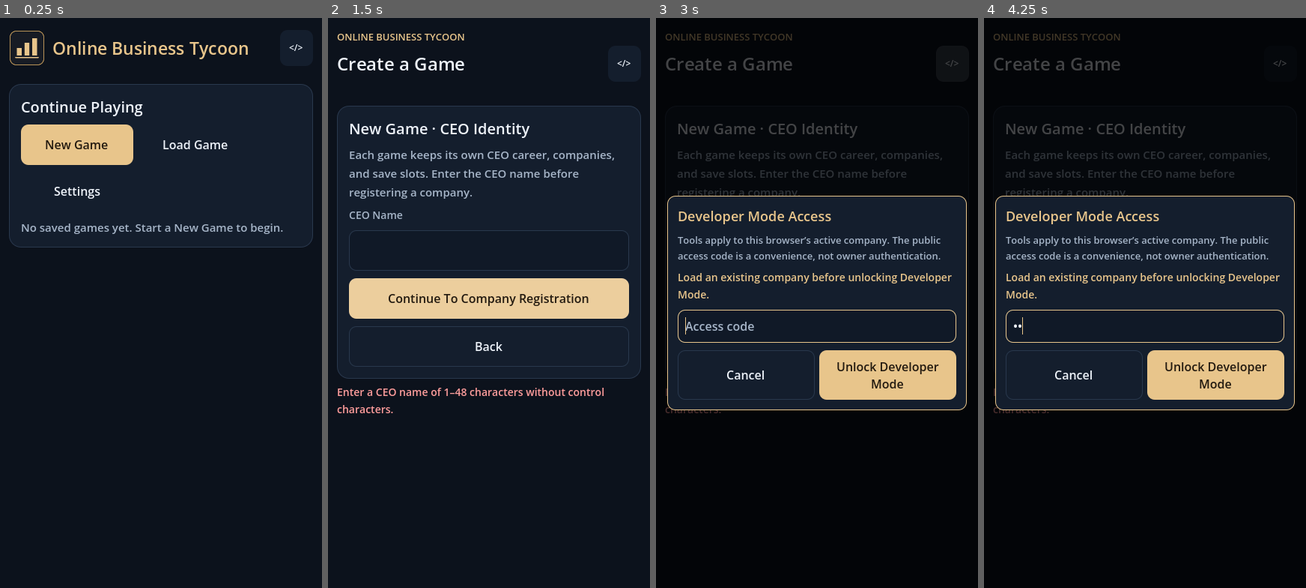
Above: before the commit, frames 1-4 (left to right).
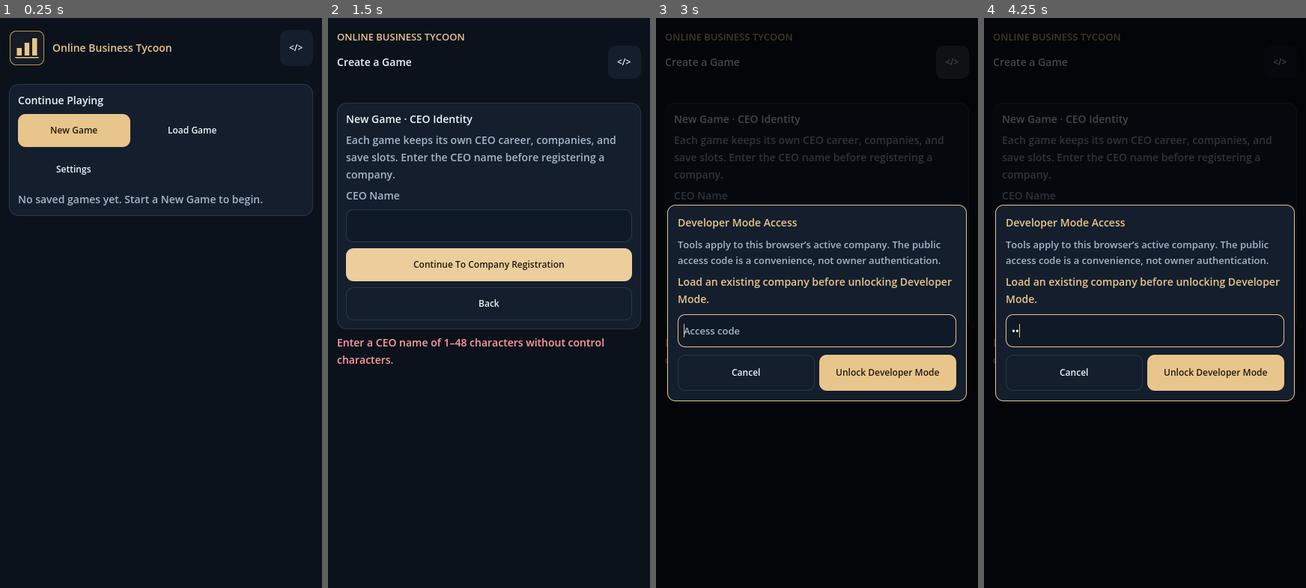
Above: after the commit, the same moments.

Repository: UphyRaop/online-business-tycoon
Game: Godot game, scene res://main.tscn
The game is run twice, just before and just after one commit, with the same random seed, the same clock (stepped at 60 frames per second) and the same inputs.
Inputs (mouse positions are in pixels of both pictures, inside the frame that each line leads up to):
- Up to frame 1 (0.25 s): no input
- Up to frame 2 (1.5 s): click "New Game" at 0.5 s; click "Continue To Company Registrat…" at 1.25 s
- Up to frame 3 (3 s): click "Continue To Company Registrat…" at 2 s; click "</>" at 2.75 s
- Up to frame 4 (4.25 s): click (1145, 325) at 3.52 s; type "12" at 3.6 s

The runs differ from the first frame. In frame 1, 4.9% of the frame differs, in the area x 2-98%, y 4-41%; in frame 2, 16%, in the area x 2-98%, y 6-70%; in frame 3, 11%; in frame 4, 11%.

Commit message:
Apply global Ultra Compact V4 typography and icons

Diff:
--- a/ads_chart.gd
+++ b/ads_chart.gd
@@ -1,4 +1,6 @@
 extends Control
+
+const Style = preload("res://corporate_theme.gd")
 
 var chart_labels: Array[String] = []
 var series: Array[Dictionary] = []
@@ -20,8 +22,10 @@
 	return false
 
 func _draw() -> void:
+	var active_theme := get_theme()
+	var large_text := active_theme != null and active_theme.default_font_size > Style.FONT_BODY
 	if not _has_data():
-		draw_string(ThemeDB.fallback_font, Vector2(4, maxf(20.0, size.y * 0.68)), "No recorded activity for this period", HORIZONTAL_ALIGNMENT_LEFT, maxf(120.0, size.x - 8.0), 12, Color("#a6b5c8"))
+		draw_string(ThemeDB.fallback_font, Vector2(4, maxf(20.0, size.y * 0.68)), "No recorded activity for this period", HORIZONTAL_ALIGNMENT_LEFT, maxf(120.0, size.x - 8.0), Style.normalized_font_size(Style.FONT_BODY, large_text), Color("#a6b5c8"))
 		return
 	var bounds := Rect2(Vector2(34, 8), Vector2(maxf(80, size.x - 44), maxf(80, size.y - 38)))
 	for line in range(0, 4):
@@ -50,4 +54,4 @@
 	for index in chart_labels.size():
 		if chart_labels.size() <= 6 or index == 0 or index == chart_labels.size() - 1 or index % maxi(1, chart_labels.size() / 5) == 0:
 			var x := bounds.position.x + (bounds.size.x * 0.5 if chart_labels.size() == 1 else bounds.size.x * float(index) / float(chart_labels.size() - 1))
-			draw_string(ThemeDB.fallback_font, Vector2(x - 20, size.y - 4), chart_labels[index], HORIZONTAL_ALIGNMENT_CENTER, 40, 10, Color("#a6b5c8"))
+			draw_string(ThemeDB.fallback_font, Vector2(x - 20, size.y - 4), chart_labels[index], HORIZONTAL_ALIGNMENT_CENTER, 40, Style.normalized_font_size(Style.FONT_CAPTION, large_text), Color("#a6b5c8"))
--- a/chart_legend.gd
+++ b/chart_legend.gd
@@ -1,4 +1,6 @@
 extends RefCounted
+
+const Style = preload("res://corporate_theme.gd")
 
 class DotMarker extends Control:
 	var marker_color: Color = Color.WHITE
@@ -21,7 +23,7 @@
 		var marker := DotMarker.new()
 		marker.name = "LegendColorMarker"
 		marker.marker_color = item.get("color", Color.WHITE)
-		marker.custom_minimum_size = Vector2(16, 16)
+		marker.custom_minimum_size = Vector2(Style.ICON_CONTROL, Style.ICON_CONTROL)
 		marker.size_flags_vertical = Control.SIZE_SHRINK_CENTER
 		chip.add_child(marker)
 		var caption := Label.new()
--- a/control_style_test.gd
+++ b/control_style_test.gd
@@ -8,6 +8,7 @@
 	test_semantic_button_roles()
 	test_action_semantics()
 	test_safe_text_formatting()
+	test_global_v4_tokens()
 	print("Shared control styling: %d failures" % failures)
 	quit(0 if failures == 0 else 1)
 
@@ -67,6 +68,29 @@
 	expect(ThemeStyle.sentence_text("iPhone listings use WooCommerce.") == "iPhone listings use WooCommerce.",
 		"Sentence formatting does not alter proper names")
 
+func test_global_v4_tokens() -> void:
+	var standard := ThemeStyle.build()
+	var large := ThemeStyle.build(true)
+	expect(ThemeStyle.FONT_CAPTION == 11 and ThemeStyle.FONT_BUTTON == 12
+		and ThemeStyle.FONT_BODY == 13 and ThemeStyle.FONT_HEADING == 14,
+		"V4 typography tokens use the approved 11, 12, 13, and 14 px hierarchy")
+	expect(ThemeStyle.normalized_font_size(26) == 14 and ThemeStyle.normalized_font_size(10) == 11,
+		"Standard typography clamps oversized headings and undersized captions to V4 tokens")
+	expect(ThemeStyle.normalized_font_size(26, true) == 16 and ThemeStyle.normalized_font_size(12, true) == 14,
+		"Large Text expands the standardized hierarchy by two pixels")
+	expect(standard.default_font_size == 13 and large.default_font_size == 15,
+		"Theme body size follows standard and Large Text settings")
+	expect(ThemeStyle.ICON_INDICATOR == 14 and ThemeStyle.ICON_CONTROL == 16
+		and ThemeStyle.ICON_NAVIGATION == 18 and ThemeStyle.ICON_HEADER == 20
+		and ThemeStyle.icon_size(24) == 20,
+		"V4 icon tokens define the approved size ladder and maximum")
+	var image := Image.create(48, 48, false, Image.FORMAT_RGBA8)
+	image.fill(Color.WHITE)
+	var resized := ThemeStyle.icon_texture(ImageTexture.create_from_image(image), ThemeStyle.ICON_CONTROL)
+	expect(resized != null and resized.get_width() == ThemeStyle.ICON_CONTROL
+		and resized.get_height() == ThemeStyle.ICON_CONTROL,
+		"Oversized source icons are resampled to their declared V4 control size")
+
 func contrast_ratio(background: Color, foreground: Color) -> float:
 	var lighter := maxf(background.get_luminance(), foreground.get_luminance())
 	var darker := minf(background.get_luminance(), foreground.get_luminance())
--- a/corporate_theme.gd
+++ b/corporate_theme.gd
@@ -18,7 +18,22 @@
 const WARNING_INK := Color("#0c121c")
 const DISABLED_FILL := Color("#252f3d")
 const DISABLED_TEXT := Color("#c1cad6")
-const BUTTON_TOUCH_HEIGHT := 48
+const FONT_CAPTION := 11
+const FONT_BUTTON := 12
+const FONT_BODY := 13
+const FONT_HEADING := 14
+const FONT_NAVIGATION := 13
+const ICON_INDICATOR := 14
+const ICON_CONTROL := 16
+const ICON_NAVIGATION := 18
+const ICON_HEADER := 20
+const SPACE_TIGHT := 4
+const SPACE_SMALL := 6
+const SPACE_CONTROL := 8
+const SPACE_SECTION := 12
+const CARD_PADDING := 12
+const BUTTON_PADDING := 8
+const BUTTON_TOUCH_HEIGHT := 44
 const BUTTON_TOUCH_WIDTH := 44
 const ROLE_PRIMARY := "primary"
 const ROLE_NAVIGATION := "navigation"
@@ -42,9 +57,37 @@
 	style.set_content_margin_all(padding)
 	return style
 
-static func build() -> Theme:
+static func normalized_font_size(requested: int, large_text: bool = false) -> int:
+	return clampi(requested, FONT_CAPTION, FONT_HEADING) + (2 if large_text else 0)
+
+static func icon_size(requested: int) -> int:
+	return clampi(requested, ICON_INDICATOR, ICON_HEADER)
+
+static func icon_texture(texture: Texture2D, requested: int) -> Texture2D:
+	if texture == null:
+		return null
+	var image := texture.get_image()
+	if image == null or image.is_empty():
+		return texture
+	var maximum := icon_size(requested)
+	var longest_side := maxi(image.get_width(), image.get_height())
+	if longest_side <= maximum:
+		return texture
+	var scale := float(maximum) / float(longest_side)
+	var width := maxi(1, roundi(float(image.get_width()) * scale))
+	var height := maxi(1, roundi(float(image.get_height()) * scale))
+	image.resize(width, height, Image.INTERPOLATE_LANCZOS)
+	return ImageTexture.create_from_image(image)
+
+static func build(large_text: bool = false) -> Theme:
 	var theme := Theme.new()
-	theme.default_font_size = 16
+	theme.default_font_size = normalized_font_size(FONT_BODY, large_text)
+	theme.set_font_size("font_size", "Label", normalized_font_size(FONT_BODY, large_text))
+	theme.set_font_size("font_size", "Button", normalized_font_size(FONT_BUTTON, large_text))
+	theme.set_font_size("font_size", "OptionButton", normalized_font_size(FONT_BUTTON, large_text))
+	theme.set_font_size("font_size", "LineEdit", normalized_font_size(FONT_BODY, large_text))
+	theme.set_font_size("font_size", "PopupMenu", normalized_font_size(FONT_BODY, large_text))
+	theme.set_font_size("font_size", "AcceptDialog", normalized_font_size(FONT_BODY, large_text))
 	theme.set_color("font_color", "Label", TEXT)
 	for type in ["Button", "OptionButton", "LineEdit", "PopupMenu"]:
 		theme.set_color("font_color", type, TEXT)
@@ -52,13 +95,13 @@
 		theme.set_color("font_pressed_color", type, GOLD)
 		theme.set_color("font_focus_color", type, TEXT)
 		theme.set_color("font_disabled_color", type, MUTED.darkened(0.25))
-		theme.set_stylebox("normal", type, box(INPUT, LINE, 9, 10))
-		theme.set_stylebox("hover", type, box(SURFACE.lightened(0.08), LINE.lightened(0.18), 9, 10))
-		theme.set_stylebox("pressed", type, box(SURFACE, GOLD, 9, 10))
-		var focus := box(Color.TRANSPARENT, GOLD, 9, 10)
+		theme.set_stylebox("normal", type, box(INPUT, LINE, 9, BUTTON_PADDING))
+		theme.set_stylebox("hover", type, box(SURFACE.lightened(0.08), LINE.lightened(0.18), 9, BUTTON_PADDING))
+		theme.set_stylebox("pressed", type, box(SURFACE, GOLD, 9, BUTTON_PADDING))
+		var focus := box(Color.TRANSPARENT, GOLD, 9, BUTTON_PADDING)
 		focus.draw_center = false
 		theme.set_stylebox("focus", type, focus)
-		theme.set_stylebox("disabled", type, box(BG, LINE, 9, 10))
+		theme.set_stylebox("disabled", type, box(BG, LINE, 9, BUTTON_PADDING))
 	theme.set_stylebox("panel", "PopupMenu", box(SURFACE, LINE, 9, 8))
 	theme.set_stylebox("panel", "AcceptDialog", box(SURFACE, LINE, 8, 14))
 	for border_name in ["embedded_border", "embedded_unfocused_border"]:
@@ -151,10 +194,10 @@
 static func role(control: Button, fill: Color, ink: Color) -> void:
 	control.custom_minimum_size.x = maxf(control.custom_minimum_size.x, BUTTON_TOUCH_WIDTH)
 	control.custom_minimum_size.y = maxf(control.custom_minimum_size.y, BUTTON_TOUCH_HEIGHT)
-	control.add_theme_stylebox_override("normal", box(fill, fill, 9, 10))
-	control.add_theme_stylebox_override("hover", box(fill.lightened(0.15), fill.lightened(0.18), 9, 10))
-	control.add_theme_stylebox_override("pressed", box(fill.darkened(0.13), fill.darkened(0.1), 9, 10))
-	var focus := box(fill, GOLD, 9, 10)
+	control.add_theme_stylebox_override("normal", box(fill, fill, 9, BUTTON_PADDING))
+	control.add_theme_stylebox_override("hover", box(fill.lightened(0.15), fill.lightened(0.18), 9, BUTTON_PADDING))
+	control.add_theme_stylebox_override("pressed", box(fill.darkened(0.13), fill.darkened(0.1), 9, BUTTON_PADDING))
+	var focus := box(fill, GOLD, 9, BUTTON_PADDING)
 	control.add_theme_stylebox_override("focus", focus)
 	for color in ["font_color", "font_hover_color", "font_pressed_color", "font_focus_color"]:
 		control.add_theme_color_override(color, ink)
--- a/main.gd
+++ b/main.gd
@@ -41,7 +41,7 @@
 	"Main Menu": "res://assets/navigation/exit.svg",
 }
 const STATEMENTS := ["Income Statement", "Balance Sheet", "Cash Flow Statement"]
-const TOUCH_HEIGHT := 54
+const TOUCH_HEIGHT := 44
 const PREFERENCES := "user://display.cfg"
 
 var sim: Sim
@@ -141,7 +141,10 @@
 var header_company_label: Label
 
 func _ready() -> void:
-	theme = Style.build()
+	var settings := ConfigFile.new()
+	if settings.load(PREFERENCES) == OK:
+		large_text = settings.get_value("display", "large_text", false) == true
+	theme = Style.build(large_text)
 	if OS.has_feature("web"):
 		dev_preview_size_callback = JavaScriptBridge.create_callback(_set_developer_preview_viewport)
 		var js_window := JavaScriptBridge.get_interface("window")
@@ -158,10 +161,6 @@
 		notice = "Some older saves could not be migrated yet. Their original files remain available. " + str(migration.error)
 		error_notice = true
 	get_viewport().size_changed.connect(_update_responsive_layout)
-	var settings := ConfigFile.new()
-	if settings.load(PREFERENCES) == OK:
-		large_text = settings.get_value("display", "large_text", false) == true
-	theme.default_font_size = 18 if large_text else 16
 	render()
 
 func _set_developer_preview_viewport(args: Array) -> void:
@@ -363,11 +362,11 @@
 	var node := Label.new()
 	node.text = text
 	node.autowrap_mode = TextServer.AUTOWRAP_WORD_SMART
-	node.add_theme_font_size_override("font_size", font_size + (2 if large_text else 0))
+	node.add_theme_font_size_override("font_size", Style.normalized_font_size(font_size, large_text))
 	node.add_theme_color_override("font_color", color)
 	return node
 
-func stack(parent: Node, gap: int = 10) -> VBoxContainer:
+func stack(parent: Node, gap: int = 8) -> VBoxContainer:
 	var box := VBoxContainer.new()
 	if OS.has_feature("web"):
 		box.mouse_filter = Control.MOUSE_FILTER_PASS
@@ -379,7 +378,7 @@
 	var box := HBoxContainer.new()
 	if OS.has_feature("web"):
 		box.mouse_filter = Control.MOUSE_FILTER_PASS
-	box.add_theme_constant_override("separation", 8)
+	box.add_theme_constant_override("separation", Style.SPACE_CONTROL)
 	parent.add_child(box)
 	return box
 
@@ -401,7 +400,7 @@
 func secondary_tab(parent: Node, title: String, callback: Callable, selected: bool = false) -> Button:
 	var node := action(parent, title, callback)
 	node.custom_minimum_size = Vector2(120, 44)
-	node.add_theme_font_size_override("font_size", 12)
+	node.add_theme_font_size_override("font_size", Style.normalized_font_size(Style.FONT_BUTTON, large_text))
 	Style.secondary(node)
 	node.add_theme_stylebox_override("normal", Style.box(Style.SURFACE, Style.GOLD if selected else Style.LINE, 8, 7))
 	node.add_theme_stylebox_override("hover", Style.box(Style.SURFACE.lightened(0.08), Style.GOLD if selected else Style.LINE.lightened(0.16), 8, 7))
@@ -417,7 +416,7 @@
 	normal.bg_color = Color.TRANSPARENT
 	normal.border_color = Style.GOLD if selected else Color.TRANSPARENT
 	normal.border_width_bottom = 2 if selected else 0
-	normal.set_content_margin_all(7)
+	normal.set_content_margin_all(Style.SPACE_SMALL)
 	normal.content_margin_left = 10
 	normal.content_margin_right = 10
 	var hover := normal.duplicate() as StyleBoxFlat
@@ -482,7 +481,7 @@
 	var surface := PanelContainer.new()
 	if OS.has_feature("web"):
 		surface.mouse_filter = Control.MOUSE_FILTER_PASS
-	surface.add_theme_stylebox_override("panel", Style.box(Style.SURFACE, Style.LINE, 15, 16))
+	surface.add_theme_stylebox_override("panel", Style.box(Style.SURFACE, Style.LINE, 12, Style.CARD_PADDING))
 	surface.size_flags_horizontal = Control.SIZE_EXPAND_FILL
 	surface.size_flags_vertical = Control.SIZE_SHRINK_BEGIN
 	parent.add_child(surface)
@@ -1596,7 +1595,7 @@
 	var result := settings.save(PREFERENCES)
 	large_text = enabled
 	display_settings_editing = false
-	theme.default_font_size = 18 if enabled else 16
+	theme = Style.build(large_text)
 	set_notice("Settings saved." if result == OK else "Applied for this session. Settings could not be saved.", result != OK)
 	render()
 
@@ -2120,7 +2119,7 @@
 		item.custom_minimum_size.y = 50
 		item.alignment = HORIZONTAL_ALIGNMENT_LEFT
 		item.focus_mode = Control.FOCUS_ALL
-		_apply_drawer_icon(item, NAV_ICON_PATHS[target], 21)
+		_apply_drawer_icon(item, NAV_ICON_PATHS[target], Style.ICON_NAVIGATION)
 		if target == primary_category(page):
 			Style.primary(item)
 			item.add_theme_color_override("icon_normal_color", Style.INK)
@@ -2158,7 +2157,7 @@
 	if icon == null:
 		push_warning("Navigation icon failed to load: " + path)
 		return
-	button.icon = icon
+	button.icon = Style.icon_texture(icon, max_width)
 	button.icon_alignment = HORIZONTAL_ALIGNMENT_LEFT
 
 func secondary_navigation(parent: Node) -> void:
@@ -2370,6 +2369,7 @@
 		_show_developer_console_overlay()
 	if screen != "Game":
 		if restore_access_dialog: _show_developer_access_dialog()
+		_apply_global_typography(self)
 		return
 	match page:
 		"Dashboard": dashboard()
@@ -2396,6 +2396,23 @@
 	if developer_mode_unlocked and developer_console_visible:
 		_show_developer_console_overlay()
 	if restore_access_dialog: _show_developer_access_dialog()
+	_apply_global_typography(self)
+
+func _apply_global_typography(node: Control) -> void:
+	if node is Label:
+		var current_size := node.get_theme_font_size("font_size")
+		if current_size > 0:
+			node.add_theme_font_size_override("font_size", Style.normalized_font_size(current_size, large_text))
+	elif node is LineEdit or node is TextEdit:
+		node.add_theme_font_size_override("font_size", Style.normalized_font_size(Style.FONT_BODY, large_text))
+	elif node is OptionButton:
+		node.add_theme_font_size_override("font_size", Style.normalized_font_size(Style.FONT_BUTTON, large_text))
+	elif node is BaseButton:
+		var size := Style.FONT_NAVIGATION if node.name.begins_with("Primary_") else Style.FONT_BUTTON
+		node.add_theme_font_size_override("font_size", Style.normalized_font_size(size, large_text))
+	for child in node.get_children():
+		if child is Control:
+			_apply_global_typography(child as Control)
 
 func _developer_button(parent: Node) -> Button:
 	var button := action(parent, "</>", request_developer_mode_access, false)
@@ -2781,21 +2798,21 @@
 	(store_card.get_parent() as Control).name = "DashboardStoreManagement"
 	store_card.add_child(label("Create and manage your stores.", 14, Style.MUTED))
 	var store_button := action(store_card, "Manage Stores", navigate.bind("Management"), true)
-	store_button.icon = load(NAV_ICON_PATHS.Business) as Texture2D
+	store_button.icon = Style.icon_texture(load(NAV_ICON_PATHS.Business) as Texture2D, Style.ICON_CONTROL)
 	store_button.icon_alignment = HORIZONTAL_ALIGNMENT_LEFT
 	var listing_card := _create_card(channel_grid, "Listing Products")
 	listing_card.name = "DashboardListingProducts"
 	(listing_card.get_parent() as Control).name = "DashboardListingProducts"
 	listing_card.add_child(label("Manage your published and unpublished product listings.", 14, Style.MUTED))
 	var listing_button := action(listing_card, "My Products", navigate.bind("My Products"))
-	listing_button.icon = load(NAV_ICON_PATHS.Market) as Texture2D
+	listing_button.icon = Style.icon_texture(load(NAV_ICON_PATHS.Market) as Texture2D, Style.ICON_CONTROL)
 	listing_button.icon_alignment = HORIZONTAL_ALIGNMENT_LEFT
 	var sourcing_card := _create_card(channel_grid, "Product Sourcing")
 	sourcing_card.name = "DashboardProductSourcing"
 	(sourcing_card.get_parent() as Control).name = "DashboardProductSourcing"
 	sourcing_card.add_child(label("Discover products, compare suppliers and purchase inventory.", 14, Style.MUTED))
 	var sourcing_button := action(sourcing_card, "Browse Product Catalogue", navigate.bind("Product Catalogue"))
-	sourcing_button.icon = load(NAV_ICON_PATHS.Market) as Texture2D
+	sourcing_button.icon = Style.icon_texture(load(NAV_ICON_PATHS.Market) as Texture2D, Style.ICON_CONTROL)
 	sourcing_button.icon_alignment = HORIZONTAL_ALIGNMENT_LEFT
 	var alerts: VBoxContainer = card("Business Alerts")
 	if active_marketplaces == 0 and active_websites == 0:
@@ -2866,8 +2883,8 @@
 		var heading := row(content)
 		var icon_path: String = NAV_ICON_PATHS.Market if channel == 0 else NAV_ICON_PATHS.Business
 		var channel_icon := TextureRect.new()
-		channel_icon.texture = load(icon_path) as Texture2D
-		channel_icon.custom_minimum_size = Vector2(18, 18)
+		channel_icon.texture = Style.icon_texture(load(icon_path) as Texture2D, Style.ICON_NAVIGATION)
+		channel_icon.custom_minimum_size = Vector2(Style.ICON_NAVIGATION, Style.ICON_NAVIGATION)
 		channel_icon.expand_mode = TextureRect.EXPAND_IGNORE_SIZE
 		channel_icon.stretch_mode = TextureRect.STRETCH_KEEP_ASPECT_CENTERED
 		heading.add_child(channel_icon)
--- a/market_view.gd
+++ b/market_view.gd
@@ -144,7 +144,7 @@
 		var card := Button.new()
 		card.name = "CatalogueCategory_" + _safe_name(name)
 		card.text = "%s\n%d products" % [name, category_product_count]
-		card.icon = load(_category_icon_path(name)) as Texture2D
+		card.icon = Style.icon_texture(load(_category_icon_path(name)) as Texture2D, Style.ICON_CONTROL)
 		card.alignment = HORIZONTAL_ALIGNMENT_LEFT
 		card.icon_alignment = HORIZONTAL_ALIGNMENT_LEFT
 		card.add_theme_font_size_override("font_size", 13 if app.size.x < 600.0 else 14)
--- a/phase4_ui_test.gd
+++ b/phase4_ui_test.gd
@@ -88,8 +88,34 @@
 	var page_heading: Control = app.find_child("PageHeading", true, false)
 	var page_heading_label := controls(page_heading, "Label").front() as Label if page_heading != null and not controls(page_heading, "Label").is_empty() else null
 	expect(page_heading != null and controls(page_heading, "Button").is_empty()
-		and page_heading_label != null and page_heading_label.get_theme_font_size("font_size") == 26,
-		"Page heading stays within the compact 26 px desktop hierarchy without duplicating Save Game or Main Menu")
+		and page_heading_label != null and page_heading_label.get_theme_font_size("font_size") == Style.FONT_HEADING,
+		"Page heading uses the 14 px V4 heading token without duplicating Save Game or Main Menu")
+	var primary_dashboard_button := app.find_child("Primary_Dashboard", true, false) as Button
+	var compact_action := app.find_child("InventoryBrowseProductCatalogue", true, false) as Button
+	expect(primary_dashboard_button != null and primary_dashboard_button.get_theme_font_size("font_size") == Style.FONT_NAVIGATION
+		and compact_action != null and compact_action.get_theme_font_size("font_size") == Style.FONT_BUTTON,
+		"Primary navigation uses 13 px while game actions use the compact 12 px button token")
+	app.apply_text_setting(true)
+	await process_frame
+	page_heading = app.find_child("PageHeading", true, false)
+	page_heading_label = controls(page_heading, "Label").front() as Label if page_heading != null and not controls(page_heading, "Label").is_empty() else null
+	primary_dashboard_button = app.find_child("Primary_Dashboard", true, false) as Button
+	compact_action = app.find_child("InventoryBrowseProductCatalogue", true, false) as Button
+	expect(page_heading_label != null and page_heading_label.get_theme_font_size("font_size") == Style.FONT_HEADING + 2
+		and primary_dashboard_button != null and primary_dashboard_button.get_theme_font_size("font_size") == Style.FONT_NAVIGATION + 2
+		and compact_action != null and compact_action.get_theme_font_size("font_size") == Style.FONT_BUTTON + 2,
+		"Large Text expands headings, navigation and actions without losing their hierarchy")
+	app.apply_text_setting(false)
+	await process_frame
+	nav = app.find_child("PrimaryNavigation", true, false)
+	game_date = app.find_child("GameDate", true, false)
+	menu_button = app.find_child("NavigationMenuButton", true, false)
+	bank_balance = app.find_child("DashboardBankBalanceValue", true, false)
+	header_balance = app.find_child("HeaderBankBalanceValue", true, false)
+	advance_controls = app.find_child("GlobalAdvanceDayControls", true, false)
+	header_primary = app.find_child("GameHeaderPrimaryRow", true, false)
+	header_title = app.find_child("HeaderGameTitle", true, false)
+	header_company = app.find_child("HeaderCompanyName", true, false)
 	var content_scroll: ScrollContainer = app.find_child("GameContentScroll", true, false)
 	expect(content_scroll != null and not content_scroll.is_ancestor_of(game_date)
 		and not content_scroll.is_ancestor_of(header_balance) and content_scroll.is_ancestor_of(bank_balance),
Binary file added: docs/ultra-compact-v4-evidence/buy-inventory-desktop-1366x768.png
Binary file added: docs/ultra-compact-v4-evidence/buy-inventory-mobile-390x844.png
Binary file added: docs/ultra-compact-v4-evidence/dashboard-desktop-1366x768.png
Binary file added: docs/ultra-compact-v4-evidence/dashboard-mobile-390x844.png
Binary file added: docs/ultra-compact-v4-evidence/dashboard-mobile-landscape-844x390.png
Binary file added: docs/ultra-compact-v4-evidence/navigation-mobile-390x844.png
